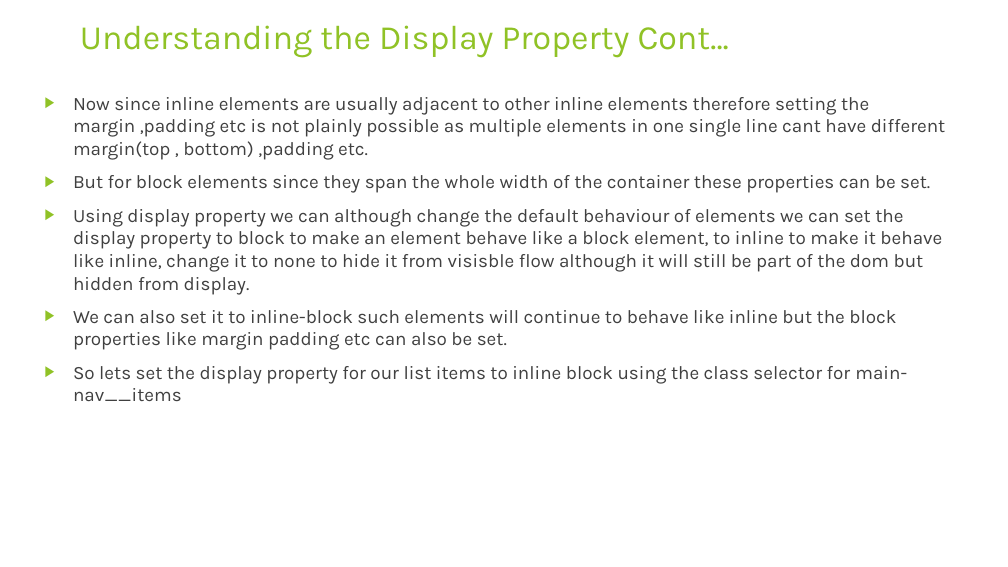
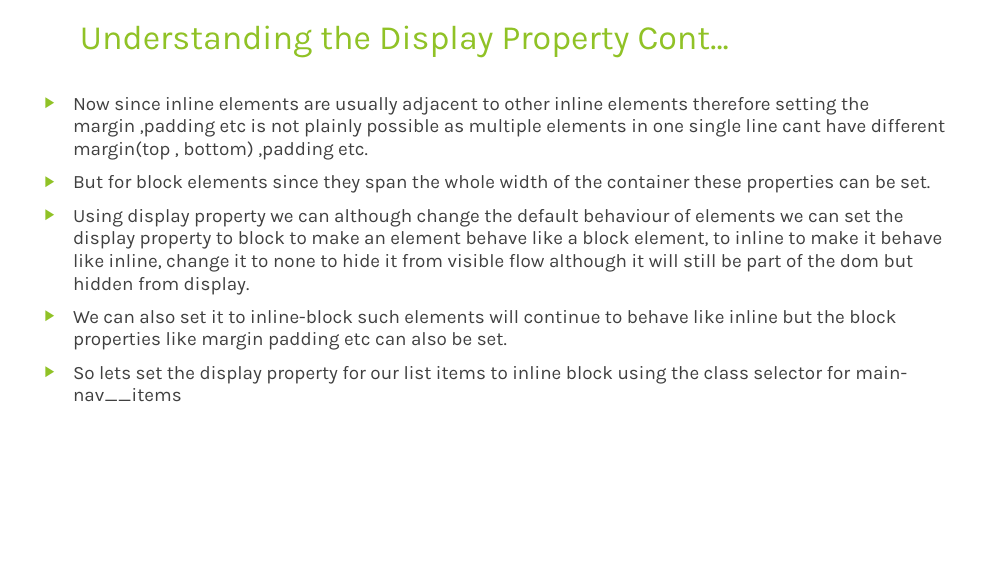
Before and after one commit to rudhrainfogain/CSS, a slide deck: slide 43 of PPT/Css-v3.pptx. Drawn at 1008x567 pixels with LibreOffice and Linux fonts; fonts in the diff are those of the drawing. Boxes give left, top, right and bottom in pixels: in the first picture for what was removed or moved away, otherwise in the second. Text is boxed around its words. In the diff, an @@ line names an element or a change of style, - is before the commit and + after.

Commit message:
Pseudo Classes & Pseudo Elements

```diff
--- a/PPT/Css-v3.pptx
+++ b/PPT/Css-v3.pptx
@@ text at [73,209,942,295]: text changed @@
-▶ Using display property we can although change the default behaviour of elements we can set the display property to block to make an element behave like a block element, to inline to make it behave like inline, change it to none to hide it from visisble flow although it will still be part of the dom but hidden from display.
+▶ Using display property we can although change the default behaviour of elements we can set the display property to block to make an element behave like a block element, to inline to make it behave like inline, change it to none to hide it from visible flow although it will still be part of the dom but hidden from display.
```
Also in this commit, not shown: 3 slides added, 1 other file.
